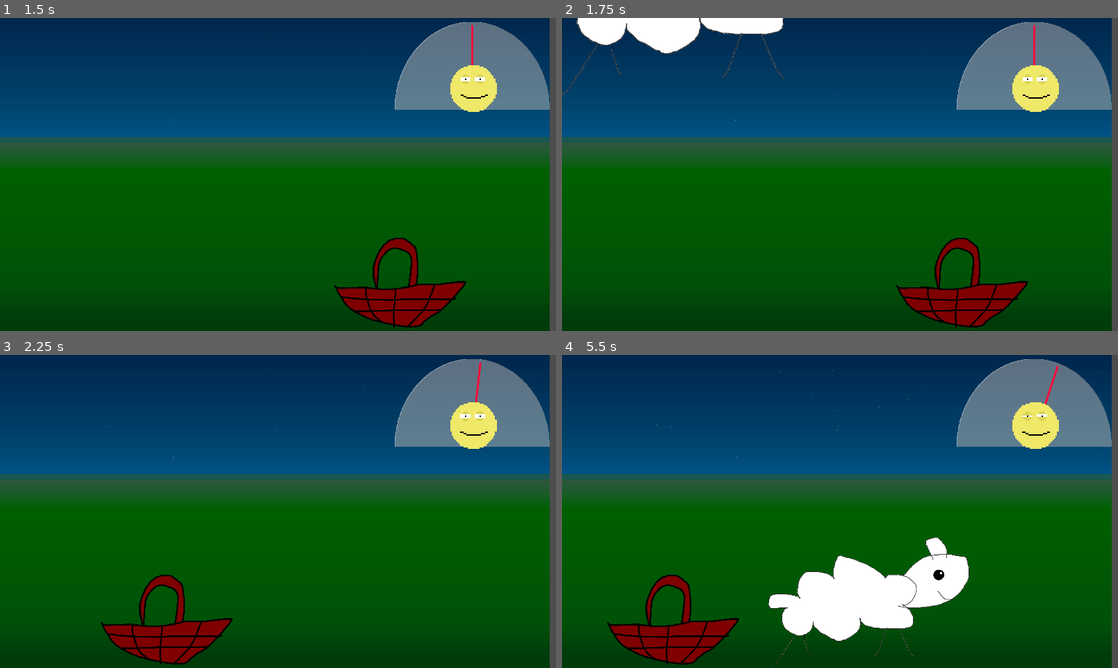
Above: before the commit, frames 1-4 (two rows, left to right).
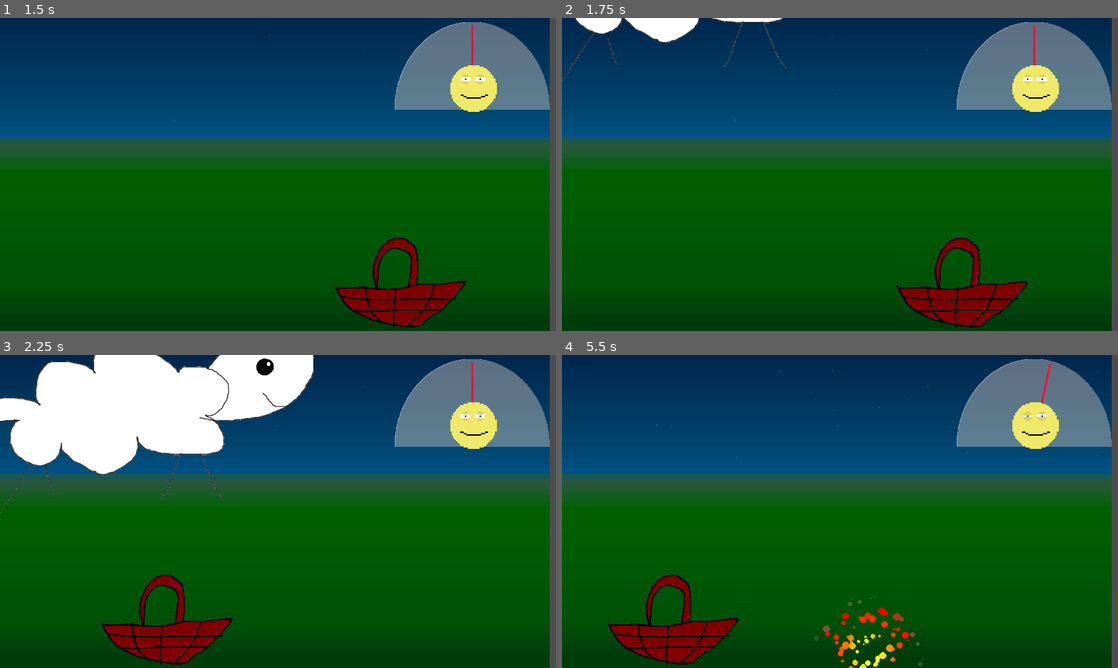
Above: after the commit, the same moments.

Repository: Glow-Project/gwj-55
Game: Godot game, scene res://menu.tscn
Same seed, same stepped clock (60 frames per second), same inputs: the game is played once before the commit and once after it.
Inputs (mouse positions are in pixels of both pictures, inside the frame that each line leads up to):
- Up to frame 1 (1.5 s): click (278, 205) at 0.5 s; tap Enter at 1.25 s; move the mouse to (400, 158) at 1.27 s
- Up to frame 2 (1.75 s): no input
- Up to frame 3 (2.25 s): move the mouse to (166, 527) at 2.02 s
- Up to frame 4 (5.5 s): move the mouse to (895, 442) at 2.77 s; move the mouse to (812, 574) at 3.52 s; move the mouse to (1006, 558) at 4.27 s; move the mouse to (673, 464) at 5.02 s

Frame 1 is identical in both runs. In frame 2, 1.7% of the frame differs, in the area x 0-41%, y 0-25%; in frame 3, 15%, in the area x 0-87%, y 0-51%; in frame 4, 6.8%.

Commit message:
sheep: every 10th sheep is special and gets its color

Diff:
--- a/sheep.gd
+++ b/sheep.gd
@@ -8,11 +8,12 @@
 @export_range(0.2,1) var size = 1.0
 @export var flavors:Array
 
+var special = false
 var signal_emitted = false
 
 func _ready():
 	scale = Vector2(size,size)
-	$Sheep.scale = Vector2(size,size)
+	$SheepSprite.scale = Vector2(size,size)
 	$CollisionPolygon2D.scale = Vector2(size,size)
 	gravity_scale = speed
 
@@ -22,5 +23,12 @@
 		emit_signal("abyss_reached", self)
 
 func random()->void:
+	if randi() % 10 == 0:
+		special = true
+		modulate = flavors[randi() % flavors.size()]
+		speed = randf_range(3,5)
+		size = randf_range(0.2,0.5)
+		return
+
 	speed = randf_range(0.5,5)
 	size = randf_range(0.2,1)
--- a/sheep.tscn
+++ b/sheep.tscn
@@ -1,14 +1,17 @@
-[gd_scene load_steps=3 format=3 uid="uid://bcylatpst644c"]
+[gd_scene load_steps=4 format=3 uid="uid://bcylatpst644c"]
 
 [ext_resource type="Texture2D" uid="uid://b85e788xatf5v" path="res://sheep.png" id="1_d6k45"]
 [ext_resource type="Script" path="res://sheep.gd" id="1_wwb5v"]
 
+[sub_resource type="CanvasItemMaterial" id="CanvasItemMaterial_q18jp"]
+
 [node name="Sheep" type="RigidBody2D"]
+material = SubResource("CanvasItemMaterial_q18jp")
 inertia = 1.0
 script = ExtResource("1_wwb5v")
-flavors = [Color(1, 0.721569, 0.960784, 1), Color(0.486275, 1, 1, 1), Color(1, 1, 0.623529, 1)]
+flavors = [Color(1, 0.356863, 0.945098, 1), Color(0, 1, 1, 1), Color(1, 1, 0, 1)]
 
-[node name="Sheep" type="Sprite2D" parent="."]
+[node name="SheepSprite" type="Sprite2D" parent="."]
 scale = Vector2(0.5, 0.5)
 texture = ExtResource("1_d6k45")
 
